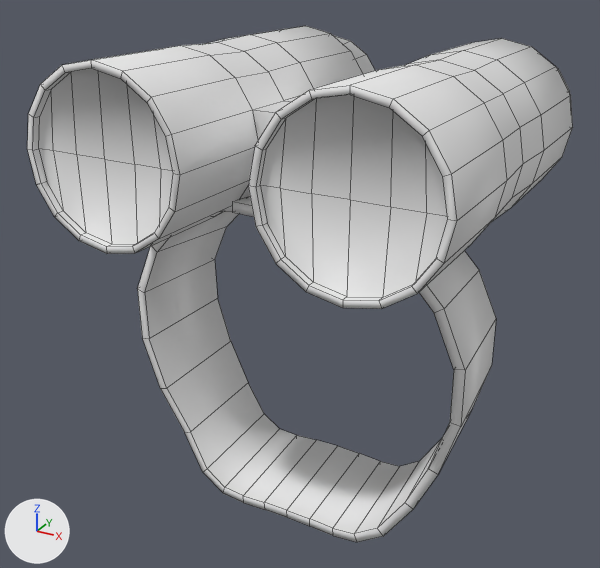
The FBX model Assets/fbx/rocket.fbx, before and after one commit.
Camera for both pictures: a 50 mm lens placed at (2.932, -1.986, 3.219), pointed at (2.058, -0.397, 2.424). The lights are fixed; the arrows at lower left show +X, +Y and +Z. Mesh edges are drawn as thin lines. Where no turn or scale is listed for an object, it has been applied to the vertices.

Objects in the first picture: 'Cylinder.001', 'beluga base.001'.
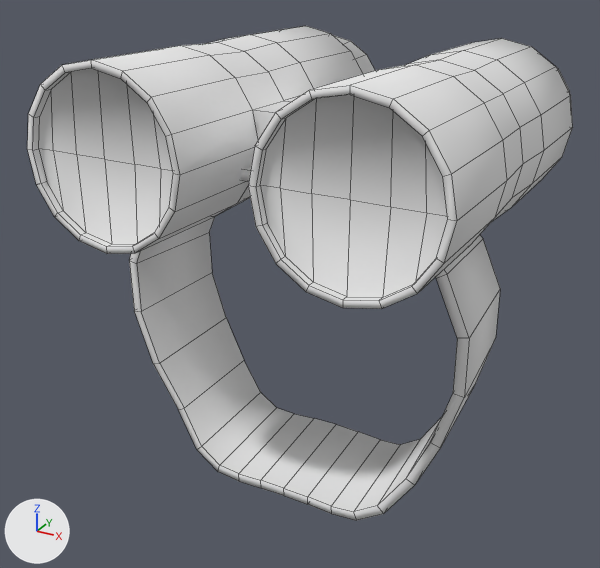
The newer file is also rescaled (x1.513), turned or shifted as a whole; pictures and numbers use the older file's frame.

Changed parts and their boxes [x1, y1, x2, y2] in the pictures (600 x 568 px):
```json
{"object": "beluga base.001", "change": "deleted", "before": [137, 196, 496, 542]}
{"object": "beluga_base.001", "change": "added", "after": [129, 167, 500, 520]}
```

Edits to the scene script, one JSON object a line:
```json
{"op": "set", "path": "mat_material_001.roughness", "old": "0.5", "new": "1.0"}
{"op": "add", "block": "me_beluga_base_001", "code": ["me_beluga_base_001 = bpy.data.meshes.new('beluga_base.001')", "me_beluga_base_001.from_pydata(...)  # 112 vertices, 112 faces; spans x -0.407..0.407, y -0.14..0.145, z -0.388..0.396", "me_beluga_base_001.materials.append(mat_material_001)  # its picture is missing"]}
{"op": "remove", "block": "ob_beluga_base_001", "code": ["ob_beluga_base_001 = bpy.data.objects.new('beluga base.001', me_cube_002)", "ob_beluga_base_001.location = (2.126, -0.453, 2.28)"]}
{"op": "add", "block": "ob_beluga_base_001_1", "code": ["ob_beluga_base_001_1 = bpy.data.objects.new('beluga_base.001', me_beluga_base_001)", "ob_beluga_base_001_1.location = (2.133, -0.477, 2.363)"]}
```
